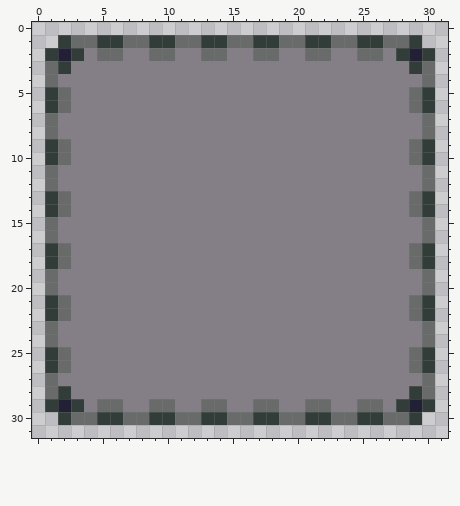
One commit to this pixel-art file: assets/sprites/inventory_slot.aseprite. The picture above was drawn from the file before the commit.
32x32 pixels, 1 frame.
After the commit:
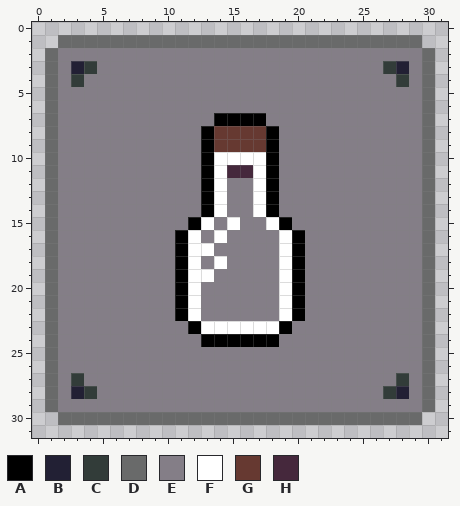
Palette (. is transparent): A #000000  B #222034  C #323c39  D #696a6a  E #847e87  F #ffffff  G #663931  H #45283c
From old to new:
layer "Background" added
layer "Small Bottle" now shown
layer "Nine Patch" removed
--- layers "Small Bottle", "Background"
@@ x 0..31 @@
  0 ................................
- 1 ..CDDCCDDCCDDCCDDCCDDCCDDCCDDC..
- 2 .CBCEDDEEDDEEDDEEDDEEDDEEDDECBC.
- 3 .DCEEEEEEEEEEEEEEEEEEEEEEEEEECD.
- 4 .DEEEEEEEEEEEEEEEEEEEEEEEEEEEED.
- 5 .CDEEEEEEEEEEEEEEEEEEEEEEEEEEDC.
- 6 .CDEEEEEEEEEEEEEEEEEEEEEEEEEEDC.
- 7 .DEEEEEEEEEEEEEEEEEEEEEEEEEEEED.
- 8 .DEEEEEEEEEEEEEEEEEEEEEEEEEEEED.
- 9 .CDEEEEEEEEEEEEEEEEEEEEEEEEEEDC.
-10 .CDEEEEEEEEEEEEEEEEEEEEEEEEEEDC.
-11 .DEEEEEEEEEEEEEEEEEEEEEEEEEEEED.
-12 .DEEEEEEEEEEEEEEEEEEEEEEEEEEEED.
-13 .CDEEEEEEEEEEEEEEEEEEEEEEEEEEDC.
-14 .CDEEEEEEEEEEEEEEEEEEEEEEEEEEDC.
-15 .DEEEEEEEEEEEEEEEEEEEEEEEEEEEED.
-16 .DEEEEEEEEEEEEEEEEEEEEEEEEEEEED.
-17 .CDEEEEEEEEEEEEEEEEEEEEEEEEEEDC.
-18 .CDEEEEEEEEEEEEEEEEEEEEEEEEEEDC.
-19 .DEEEEEEEEEEEEEEEEEEEEEEEEEEEED.
-20 .DEEEEEEEEEEEEEEEEEEEEEEEEEEEED.
-21 .CDEEEEEEEEEEEEEEEEEEEEEEEEEEDC.
-22 .CDEEEEEEEEEEEEEEEEEEEEEEEEEEDC.
-23 .DEEEEEEEEEEEEEEEEEEEEEEEEEEEED.
-24 .DEEEEEEEEEEEEEEEEEEEEEEEEEEEED.
-25 .CDEEEEEEEEEEEEEEEEEEEEEEEEEEDC.
-26 .CDEEEEEEEEEEEEEEEEEEEEEEEEEEDC.
-27 .DEEEEEEEEEEEEEEEEEEEEEEEEEEEED.
-28 .DCEEEEEEEEEEEEEEEEEEEEEEEEEECD.
-29 .CBCEDDEEDDEEDDEEDDEEDDEEDDECBC.
-30 ..CDDCCDDCCDDCCDDCCDDCCDDCCDDC..
+ 1 ..DDDDDDDDDDDDDDDDDDDDDDDDDDDD..
+ 2 .DEEEEEEEEEEEEEEEEEEEEEEEEEEEED.
+ 3 .DEBCEEEEEEEEEEEEEEEEEEEEEECBED.
+ 4 .DECEEEEEEEEEEEEEEEEEEEEEEEECED.
+ 5 .DEEEEEEEEEEEEEEEEEEEEEEEEEEEED.
+ 6 .DEEEEEEEEEEEEEEEEEEEEEEEEEEEED.
+ 7 .DEEEEEEEEEEEEAAAAEEEEEEEEEEEED.
+ 8 .DEEEEEEEEEEEAGGGGAEEEEEEEEEEED.
+ 9 .DEEEEEEEEEEEAGGGGAEEEEEEEEEEED.
+10 .DEEEEEEEEEEEAFFFFAEEEEEEEEEEED.
+11 .DEEEEEEEEEEEAFHHFAEEEEEEEEEEED.
+12 .DEEEEEEEEEEEAFEEFAEEEEEEEEEEED.
+13 .DEEEEEEEEEEEAFEEFAEEEEEEEEEEED.
+14 .DEEEEEEEEEEEAFEEFAEEEEEEEEEEED.
+15 .DEEEEEEEEEEAFEFEEFAEEEEEEEEEED.
+16 .DEEEEEEEEEAFEFEEEEFAEEEEEEEEED.
+17 .DEEEEEEEEEAFFEEEEEFAEEEEEEEEED.
+18 .DEEEEEEEEEAFEFEEEEFAEEEEEEEEED.
+19 .DEEEEEEEEEAFFEEEEEFAEEEEEEEEED.
+20 .DEEEEEEEEEAFEEEEEEFAEEEEEEEEED.
+21 .DEEEEEEEEEAFEEEEEEFAEEEEEEEEED.
+22 .DEEEEEEEEEAFEEEEEEFAEEEEEEEEED.
+23 .DEEEEEEEEEEAFFFFFFAEEEEEEEEEED.
+24 .DEEEEEEEEEEEAAAAAAEEEEEEEEEEED.
+25 .DEEEEEEEEEEEEEEEEEEEEEEEEEEEED.
+26 .DEEEEEEEEEEEEEEEEEEEEEEEEEEEED.
+27 .DECEEEEEEEEEEEEEEEEEEEEEEEECED.
+28 .DEBCEEEEEEEEEEEEEEEEEEEEEECBED.
+29 .DEEEEEEEEEEEEEEEEEEEEEEEEEEEED.
+30 ..DDDDDDDDDDDDDDDDDDDDDDDDDDDD..
 31 ................................
Boxes around the changes in both pictures, in picture pixels (x1, y1, x2, y2):
changed: (45, 35, 435, 425)
